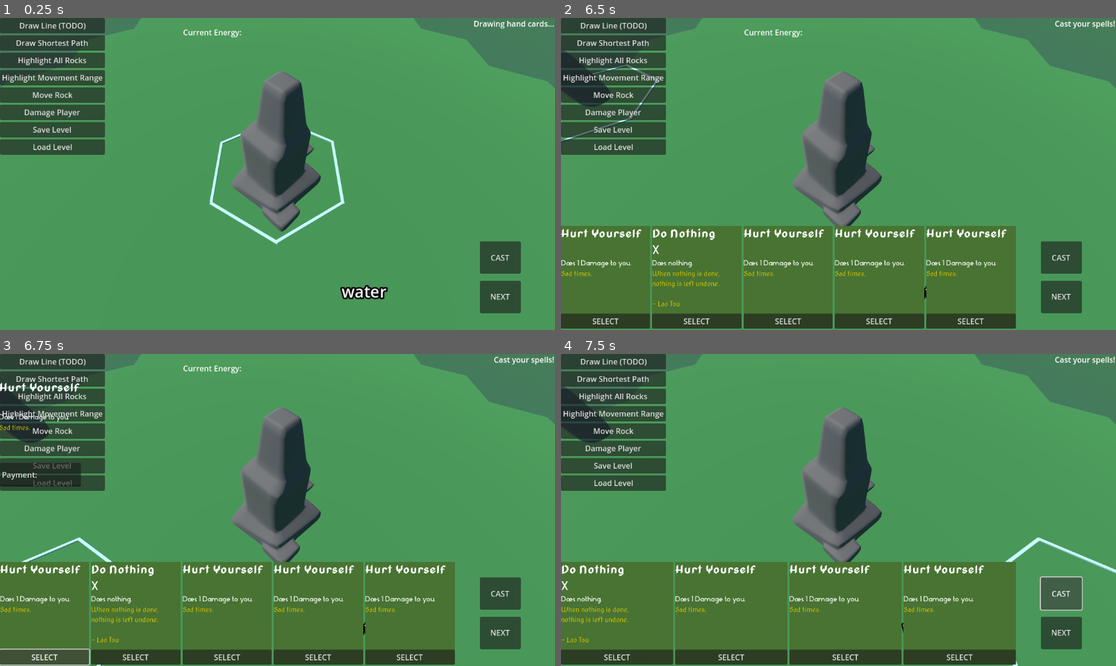
Above: before the commit, frames 1-4 (two rows, left to right).
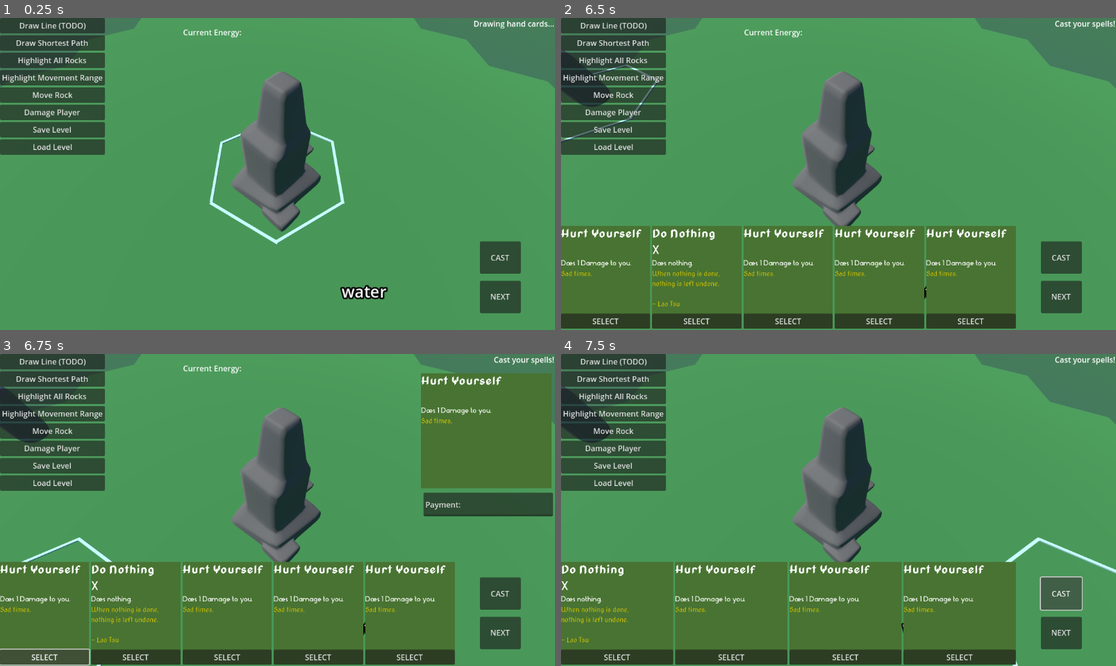
Above: after the commit, the same moments.

Repository: nheeb/spell-tactics
Game: Godot game, scene res://Logic/Main.tscn
Two runs of this game, one before a commit and one after it. Both use one fixed random seed, a clock stepped at 60 frames per second and the inputs below.
Inputs:
- Up to frame 1 (0.25 s): no input
- Up to frame 2 (6.5 s): click "NEXT" at 0.5 s; click "NEXT" at 1.25 s; click "Draw Line (TODO)" at 2 s; click "Draw Shortest Path" at 2.75 s; click "Highlight All Rocks" at 3.5 s; click "Highlight Movement Range" at 4.25 s; click "Move Rock" at 5 s; click "Damage Player" at 5.75 s
- Up to frame 3 (6.75 s): click "SELECT" at 6.5 s
- Up to frame 4 (7.5 s): click "CAST" at 7.25 s

Frames 1-2 are identical in both runs. In frame 3, 12% of the frame differs, in the area x 0-100%, y 6-53%; in frame 4, nothing differs.

Commit message:
Moved selected car d  in ui

Diff:
--- a/UI/CombatUI.tscn
+++ b/UI/CombatUI.tscn
@@ -47,11 +47,13 @@
 text = "CAST"
 metadata/_edit_use_anchors_ = true
 
-[node name="SelectedCardContainer" type="CenterContainer" parent="."]
+[node name="SelectedCardContainer" type="HBoxContainer" parent="."]
 layout_mode = 1
 anchors_preset = -1
-anchor_right = 0.142278
-anchor_bottom = 0.339482
+anchor_left = 0.758681
+anchor_top = 0.0617284
+anchor_right = 0.994708
+anchor_bottom = 0.432074
 offset_right = 0.0960007
 offset_bottom = 0.0159988
 metadata/_edit_use_anchors_ = true
@@ -59,9 +61,10 @@
 [node name="EnergyPayment" type="LineEdit" parent="."]
 layout_mode = 1
 anchors_preset = -1
-anchor_top = 0.348765
-anchor_right = 0.145833
-anchor_bottom = 0.424383
+anchor_left = 0.763021
+anchor_top = 0.444444
+anchor_right = 0.996528
+anchor_bottom = 0.520062
 grow_horizontal = 2
 grow_vertical = 2
 metadata/_edit_use_anchors_ = true
